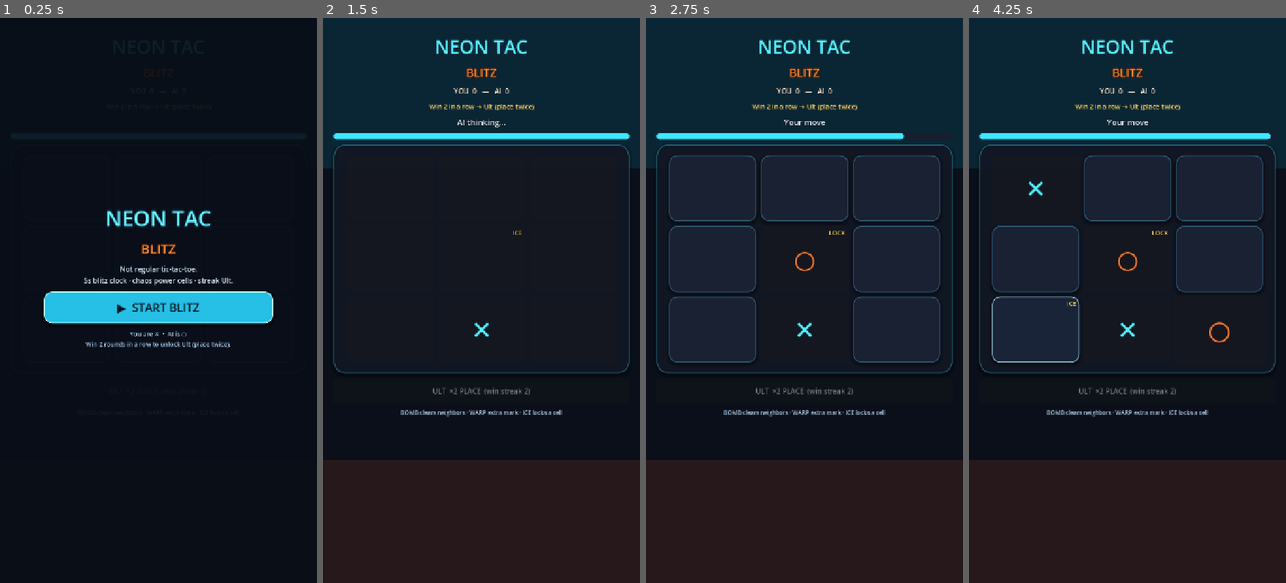
Above: before the commit, frames 1-4 (left to right).
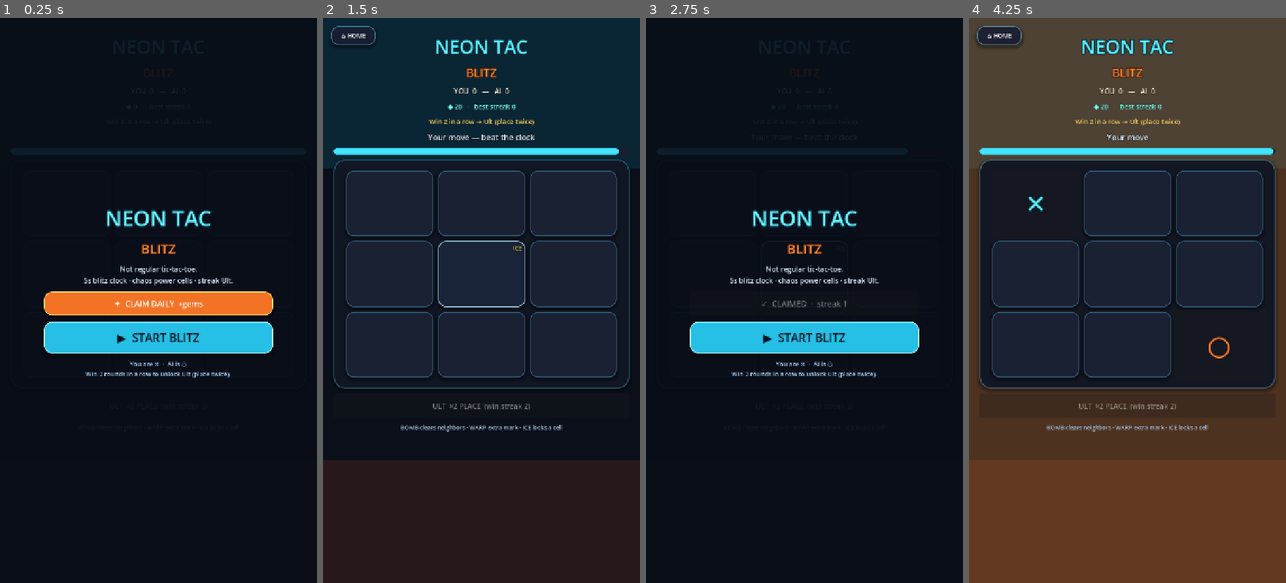
Above: after the commit, the same moments.

Repository: dhayalramk/android_games
Game: Godot game, scene res://scenes/main.tscn
Same seed, same stepped clock (60 frames per second), same inputs: the game is played once before the commit and once after it.
Inputs (mouse positions are in pixels of both pictures, inside the frame that each line leads up to):
- Up to frame 1 (0.25 s): no input
- Up to frame 2 (1.5 s): click (481, 306) at 0.5 s, where only the run after the commit has a clickable "✦ CLAIM DAILY +gems"; click (481, 340) at 1.25 s, where only the run after the commit has a clickable "▶ START BLITZ"
- Up to frame 3 (2.75 s): click (677, 34) at 2 s, where only the run after the commit has a clickable "⌂ HOME"
- Up to frame 4 (4.25 s): click (1127, 340) at 2.75 s, where only the run after the commit has a clickable "▶ START BLITZ"; click (1035, 187) at 3.52 s

The runs differ from the first frame. In frame 1, 8.0% of the frame differs, in the area x 13-87%, y 48-64%; in frame 2, 6.9%; in frame 3, 69%, in the area x 0-100%, y 0-100%; in frame 4, 65%.

Commit message:
prod(neon-tac-blitz): Play packaging, store assets, retention polish
Add AAB/APK export pipeline, store icons/screenshots, privacy and listing
docs, QA scripts, daily gift/gems retention, and win-line juice. Verified
signed release AAB builds.

Co-authored-by: Dhayal Ram <dhayalramk@users.noreply.github.com>

Diff:
--- a/games/neon_tac_blitz/project.godot
+++ b/games/neon_tac_blitz/project.godot
@@ -7,7 +7,7 @@
 
 config/name="Neon Tac Blitz"
 run/main_scene="res://scenes/main.tscn"
-config/features=PackedStringArray("4.3", "Mobile")
+config/features=PackedStringArray("4.7", "Mobile")
 config/icon="res://icon.svg"
 config/description="Tic-tac-toe, but chaotic. Blitz timer, bomb cells, streak Ult. Beat the AI."
 config/version="1.0.0"
@@ -28,4 +28,5 @@
 [rendering]
 
 renderer/rendering_method="mobile"
+textures/vram_compression/import_etc2_astc=true
 environment/defaults/default_clear_color=Color(0.04, 0.06, 0.1, 1)
--- a/games/neon_tac_blitz/scripts/game_manager.gd
+++ b/games/neon_tac_blitz/scripts/game_manager.gd
@@ -4,6 +4,7 @@
 const UI = preload("res://scripts/ui_style.gd")
 const AIScript = preload("res://scripts/ai.gd")
 const SfxScript = preload("res://scripts/sfx.gd")
+const ProgressScript = preload("res://scripts/progress.gd")
 
 const MARK_EMPTY := 0
 const MARK_X := 1
@@ -47,9 +48,16 @@
 var banner: Label
 var flash: ColorRect
 var tip: Label
+var progress
+var daily_btn: Button
+var home_btn: Button
+var win_line: Array = []
+var gem_label: Label
 
 func _ready() -> void:
 	set_anchors_and_offsets_preset(Control.PRESET_FULL_RECT)
+	progress = ProgressScript.new()
+	progress.load_save()
 	sfx = SfxScript.new()
 	add_child(sfx)
 	_build_ui()
@@ -111,6 +119,11 @@
 	score_label.horizontal_alignment = HORIZONTAL_ALIGNMENT_CENTER
 	UI.label_outline(score_label, Color(1, 0.95, 0.85), 16, Color(0, 0, 0, 0.55), 4)
 	col.add_child(score_label)
+
+	gem_label = Label.new()
+	gem_label.horizontal_alignment = HORIZONTAL_ALIGNMENT_CENTER
+	UI.label_outline(gem_label, Color(0.45, 1.0, 0.95), 15, Color(0, 0, 0, 0.5), 3)
+	col.add_child(gem_label)
 
 	streak_label = Label.new()
 	streak_label.horizontal_alignment = HORIZONTAL_ALIGNMENT_CENTER
@@ -265,6 +278,12 @@
 	UI.label_outline(blurb, Color(0.85, 0.92, 1.0), 16, Color(0, 0, 0, 0.55), 4)
 	menu_col.add_child(blurb)
 
+	daily_btn = Button.new()
+	daily_btn.custom_minimum_size = Vector2(0, 54)
+	UI.apply_button(daily_btn, Color(0.95, 0.45, 0.15), Color(1.0, 0.85, 0.4), Color(1, 1, 1), 18)
+	daily_btn.pressed.connect(_on_daily)
+	menu_col.add_child(daily_btn)
+
 	play_btn = Button.new()
 	play_btn.text = "▶  START BLITZ"
 	play_btn.custom_minimum_size = Vector2(0, 72)
@@ -281,21 +300,60 @@
 	UI.label_outline(how, Color(0.7, 0.85, 1.0), 14, Color(0, 0, 0, 0.5), 3)
 	menu_col.add_child(how)
 
+	home_btn = Button.new()
+	home_btn.text = "⌂ HOME"
+	home_btn.set_anchors_preset(Control.PRESET_TOP_LEFT)
+	home_btn.offset_left = 18
+	home_btn.offset_top = 18
+	home_btn.offset_right = 120
+	home_btn.offset_bottom = 58
+	home_btn.visible = false
+	UI.apply_button(home_btn, Color(0.1, 0.12, 0.2, 0.9), Color(0.5, 0.8, 1.0, 0.45), Color(1, 1, 1), 14)
+	home_btn.pressed.connect(_show_menu)
+	add_child(home_btn)
+
 func _show_menu() -> void:
 	in_menu = true
 	menu_layer.visible = true
+	if home_btn:
+		home_btn.visible = false
 	_reset_board_state(false)
 	_refresh_hud()
+	_refresh_daily_btn()
+
+func _refresh_daily_btn() -> void:
+	if daily_btn == null or progress == null:
+		return
+	daily_btn.disabled = not progress.can_claim_daily()
+	if progress.can_claim_daily():
+		daily_btn.text = "✦  CLAIM DAILY  +gems"
+	else:
+		daily_btn.text = "✓  CLAIMED  ·  streak %d" % progress.login_streak
+
+func _on_daily() -> void:
+	if progress == null:
+		return
+	var r: Dictionary = progress.claim_daily()
+	if int(r["gems"]) <= 0:
+		status.text = "Come back tomorrow"
+	else:
+		status.text = "+◆%d daily  ·  streak %d" % [int(r["gems"]), int(r["streak"])]
+		if sfx:
+			sfx.win()
+	_refresh_hud()
+	_refresh_daily_btn()
 
 func _start_from_menu() -> void:
 	if sfx:
 		sfx.tap()
 	in_menu = false
 	menu_layer.visible = false
-	match_wins = 0
-	match_losses = 0
-	win_streak = 0
-	ult_ready = false
+	if home_btn:
+		home_btn.visible = true
+	# Keep series score across rounds in a session; only reset on fresh menu start
+	if match_wins == 0 and match_losses == 0:
+		win_streak = 0
+		ult_ready = false
 	_start_round()
 
 func _start_round() -> void:
@@ -307,12 +365,15 @@
 	player_turn = true
 	ai_thinking = false
 	ult_armed = false
+	win_line.clear()
 	_reset_board_state(true)
 	_spawn_opening_powers()
 	_refresh_board()
 	_refresh_hud()
 	status.text = "Your move — beat the clock"
 	turn_left = TURN_TIME
+	if home_btn:
+		home_btn.visible = true
 	if sfx:
 		sfx.tap()
 
@@ -516,7 +577,9 @@
 	for line in lines:
 		var a: int = board[line[0]]
 		if a != MARK_EMPTY and a == board[line[1]] and a == board[line[2]]:
+			win_line = line.duplicate()
 			return a
+	win_line.clear()
 	return MARK_EMPTY
 
 func _board_full() -> bool:
@@ -537,23 +600,38 @@
 		win_streak += 1
 		if win_streak >= 2:
 			ult_ready = true
+		if progress:
+			progress.record_win(win_streak)
 		banner.text = "YOU WIN"
-		status.text = "Line locked — nice"
+		status.text = "Line locked — +◆5"
 		flash.color = Color(0.4, 1.0, 0.85, 0.4)
 		if sfx:
 			sfx.win()
 		_vibrate(80)
+		_highlight_win_line(Color(0.35, 0.95, 1.0))
 	else:
 		match_losses += 1
 		win_streak = 0
 		ult_ready = false
+		if progress:
+			progress.record_loss()
 		banner.text = "AI WINS"
 		status.text = "Shake it off — rematch"
 		flash.color = Color(1.0, 0.35, 0.25, 0.35)
 		if sfx:
 			sfx.lose()
 		_vibrate(140)
+		_highlight_win_line(Color(1.0, 0.55, 0.25))
 	_refresh_hud()
+
+func _highlight_win_line(col: Color) -> void:
+	for idx in win_line:
+		var cell: Button = cells[idx]
+		UI.apply_button(cell, Color(col.r, col.g, col.b, 0.28), col, Color(1, 1, 1), 48)
+		cell.pivot_offset = cell.size * 0.5
+		var tw := create_tween()
+		tw.tween_property(cell, "scale", Vector2(1.08, 1.08), 0.15)
+		tw.tween_property(cell, "scale", Vector2.ONE, 0.2)
 
 func _end_draw() -> void:
 	game_over = true
@@ -616,6 +694,8 @@
 
 func _refresh_hud() -> void:
 	score_label.text = "YOU  %d   —   AI  %d" % [match_wins, match_losses]
+	if progress:
+		gem_label.text = "◆ %d   ·   best streak %d" % [progress.gems, progress.best_streak]
 	if ult_ready:
 		streak_label.text = "ULT READY — tap the Ult button"
 	elif win_streak > 0:
--- /dev/null
+++ b/games/neon_tac_blitz/scripts/progress.gd
@@ -0,0 +1,63 @@
+extends RefCounted
+## Light retention — daily gift + best streak.
+
+const SAVE_PATH := "user://neon_tac_blitz.save"
+
+var best_streak: int = 0
+var total_wins: int = 0
+var total_losses: int = 0
+var gems: int = 0
+var last_claim_day: int = -1
+var login_streak: int = 0
+
+func today() -> int:
+	return int(Time.get_unix_time_from_system() / 86400.0)
+
+func load_save() -> void:
+	var f := ConfigFile.new()
+	if f.load(SAVE_PATH) != OK:
+		return
+	best_streak = int(f.get_value("p", "best_streak", 0))
+	total_wins = int(f.get_value("p", "total_wins", 0))
+	total_losses = int(f.get_value("p", "total_losses", 0))
+	gems = int(f.get_value("p", "gems", 0))
+	last_claim_day = int(f.get_value("p", "last_claim_day", -1))
+	login_streak = int(f.get_value("p", "login_streak", 0))
+
+func save() -> void:
+	var f := ConfigFile.new()
+	f.set_value("p", "best_streak", best_streak)
+	f.set_value("p", "total_wins", total_wins)
+	f.set_value("p", "total_losses", total_losses)
+	f.set_value("p", "gems", gems)
+	f.set_value("p", "last_claim_day", last_claim_day)
+	f.set_value("p", "login_streak", login_streak)
+	f.save(SAVE_PATH)
+
+func can_claim_daily() -> bool:
+	return last_claim_day != today()
+
+func claim_daily() -> Dictionary:
+	if not can_claim_daily():
+		return {"gems": 0, "streak": login_streak}
+	var d := today()
+	if last_claim_day == d - 1:
+		login_streak += 1
+	else:
+		login_streak = 1
+	last_claim_day = d
+	var gift: int = 15 + mini(login_streak, 7) * 5
+	gems += gift
+	save()
+	return {"gems": gift, "streak": login_streak}
+
+func record_win(streak: int) -> void:
+	total_wins += 1
+	gems += 5
+	if streak > best_streak:
+		best_streak = streak
+	save()
+
+func record_loss() -> void:
+	total_losses += 1
+	save()
Not shown, added: games/neon_tac_blitz/export_presets.cfg
Not shown, added: games/neon_tac_blitz/icon.svg.import
Binary file added: games/neon_tac_blitz/store/graphics/feature_graphic_1024x500.png
Not shown, added: games/neon_tac_blitz/store/graphics/feature_graphic_1024x500.png.import
Binary file added: games/neon_tac_blitz/store/icons/adaptive_background_432.png
Not shown, added: games/neon_tac_blitz/store/icons/adaptive_background_432.png.import
Binary file added: games/neon_tac_blitz/store/icons/adaptive_foreground_432.png
Not shown, added: games/neon_tac_blitz/store/icons/adaptive_foreground_432.png.import
Binary file added: games/neon_tac_blitz/store/icons/icon_192.png
Not shown, added: games/neon_tac_blitz/store/icons/icon_192.png.import
Binary file added: games/neon_tac_blitz/store/icons/icon_512.png
Not shown, added: games/neon_tac_blitz/store/icons/icon_512.png.import
(and 15 more such lines)
